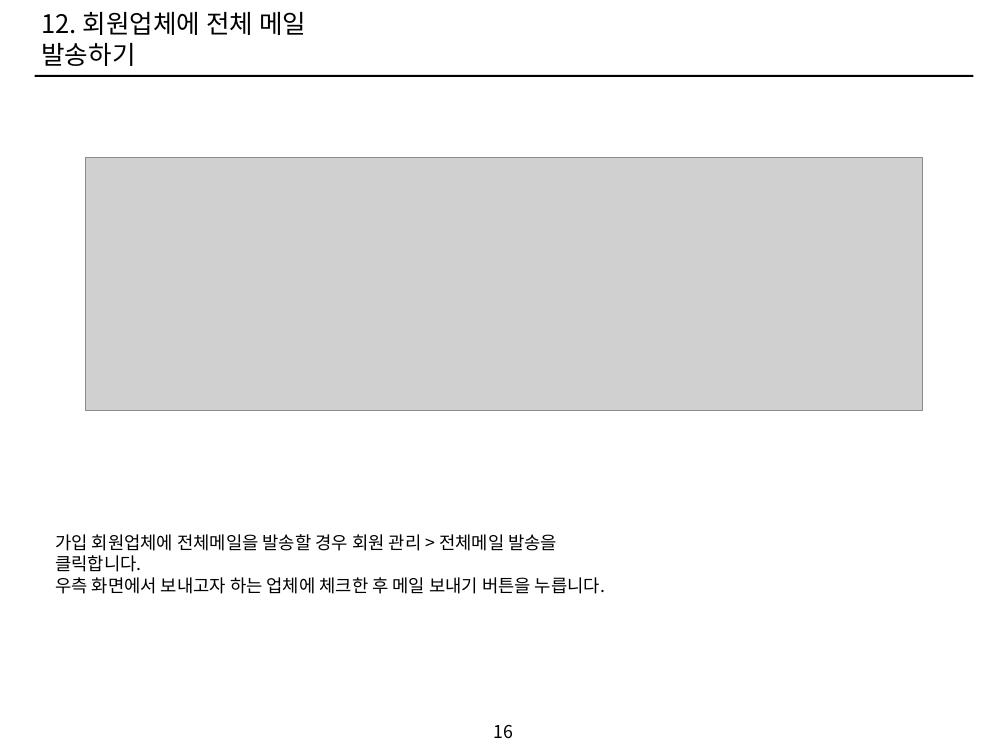
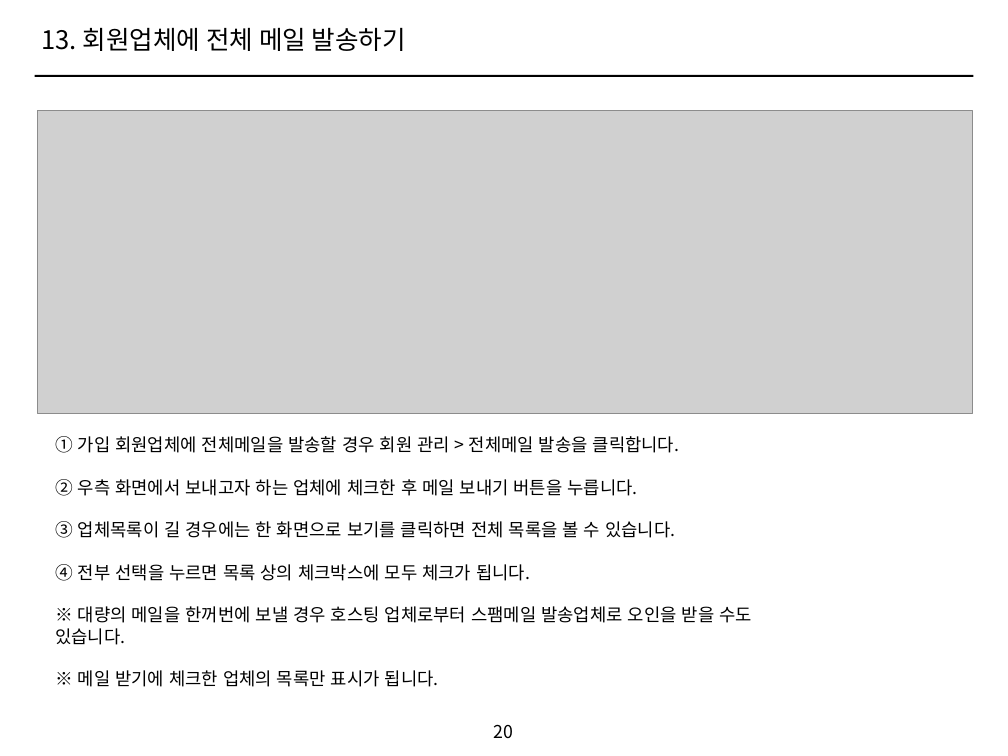
Before and after one commit to ethanjoh/SOHO-market, a slide deck: slide 20 of manual.pptx (slide 16 before the commit). Drawn at 1008x756 pixels with LibreOffice and Linux fonts; fonts in the diff are those of the drawing; grey boxes stand for pictures. Boxes give left, top, right and bottom in pixels: in the first picture for what was removed or moved away, otherwise in the second. Text is boxed around its words. In the diff, an @@ line names an element or a change of style, - is before the commit and + after.

```diff
--- a/manual.pptx
+++ b/manual.pptx
@@ text at (41,28,406,51): text changed @@
-12. 회원업체에 전체 메일 발송하기
+13. 회원업체에 전체 메일 발송하기
@@ picture: place and size @@
-picture at (86,157,923,410)
+picture at (38,110,973,413)
@@ text at (55,436,752,687): text changed @@
-가입 회원업체에 전체메일을 발송할 경우 회원 관리 > 전체메일 발송을 클릭합니다.
-우측 화면에서 보내고자 하는 업체에 체크한 후 메일 보내기 버튼을 누릅니다.
+① 가입 회원업체에 전체메일을 발송할 경우 회원 관리 > 전체메일 발송을 클릭합니다.
+② 우측 화면에서 보내고자 하는 업체에 체크한 후 메일 보내기 버튼을 누릅니다.
+③ 업체목록이 길 경우에는 한 화면으로 보기를 클릭하면 전체 목록을 볼 수 있습니다.
+④ 전부 선택을 누르면 목록 상의 체크박스에 모두 체크가 됩니다.
+※ 대량의 메일을 한꺼번에 보낼 경우 호스팅 업체로부터 스팸메일 발송업체로 오인을 받을 수도 있습니다.
+※ 메일 받기에 체크한 업체의 목록만 표시가 됩니다.
@@ page number at (494,724,514,738): text changed @@
-16
+20
```
Also in this commit, not shown: 18 other slides changed, 6 slides added, 2 slides removed, 5 other files.
